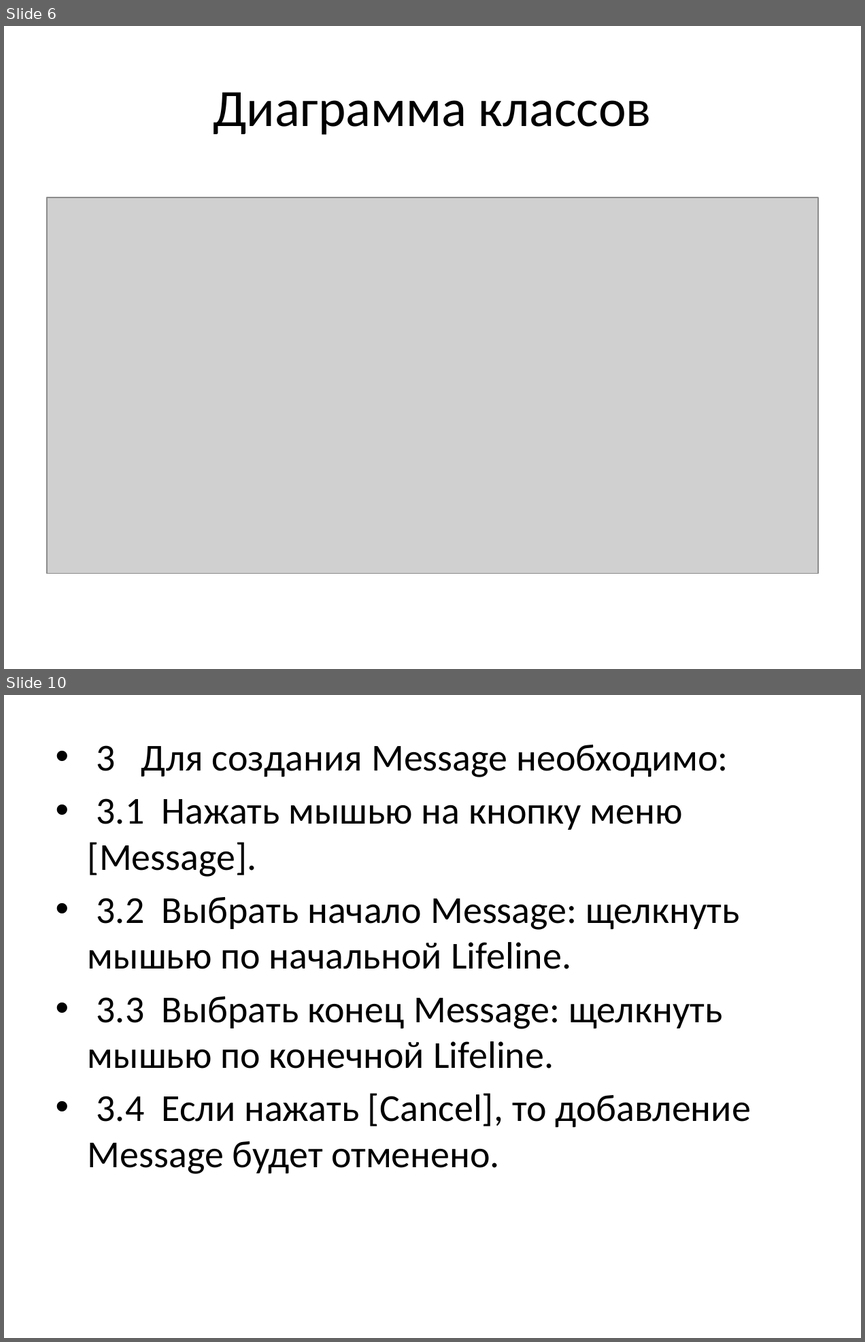
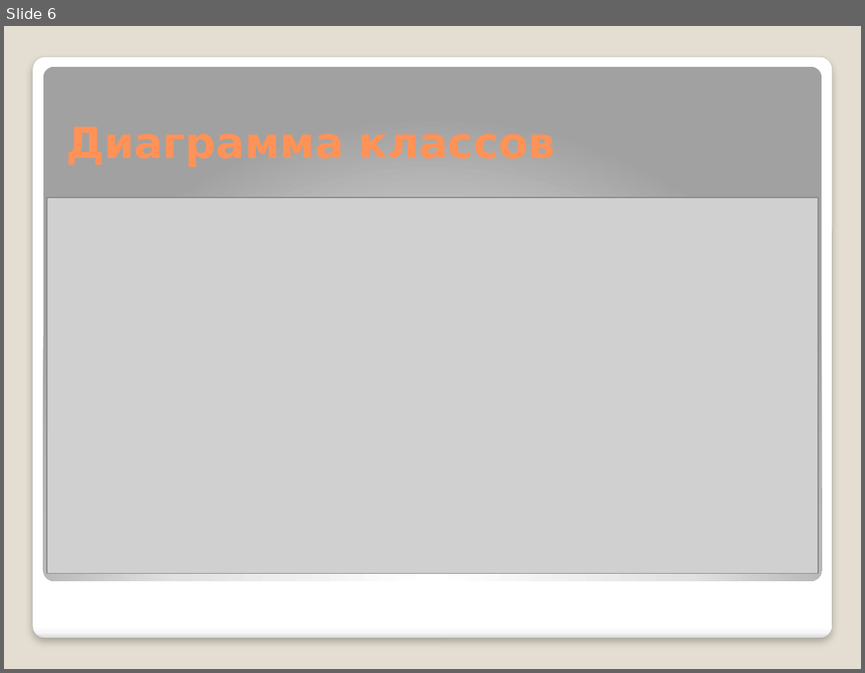
Before and after one commit to ARyaskov/SmilingMoose, a slide deck: Docs/ПрезентацияSumleditor.pptx. Shown one above the other, each under a label of ours: slides 6 and 10 before the commit, slide 6 after it; the slides between them are not shown. The pictures are 865x1342 and 865x673 pixels, drawn with LibreOffice and Linux fonts; fonts in the diff are those of the drawing; grey boxes stand for pictures. Boxes give left, top, right and bottom in pixels: in the first picture for what was removed or moved away, otherwise in the second. Text is boxed around its words. In the diff, an @@ line names an element or a change of style, - is before the commit and + after.

```diff
--- a/Docs/ПрезентацияSumleditor.pptx
+++ b/Docs/ПрезентацияSumleditor.pptx
@@ slide 10 removed at [4,695,861,1338], background #FFFFFF @@
@@ text removed at [88,745,751,1174] @@
-• 3 Для создания Message необходимо:
-• 3.1 Нажать мышью на кнопку меню [Message].
-• 3.2 Выбрать начало Message: щелкнуть мышью по начальной Lifeline.
-• 3.3 Выбрать конец Message: щелкнуть мышью по конечной Lifeline.
-• 3.4 Если нажать [Cancel], то добавление Message будет отменено.
@@ slide 6 changed as well @@
@@ background #FFFFFF to #E3DED1 @@
@@ rounded rectangle added at [33,57,832,638], fill gradient #FFFFFF to #F7F7F7 to #DADADA, outline #A4A4A4 0.16 pt @@
@@ rounded rectangle added at [43,66,821,580], fill gradient #FFFFFF to #E1E1E1 to #A2A2A2 @@
@@ title removed at [213,92,651,135] @@
-Диаграмма классов
```
Also in this commit, not shown: 6 other slides changed, 8 slides added, 6 other slides removed.
